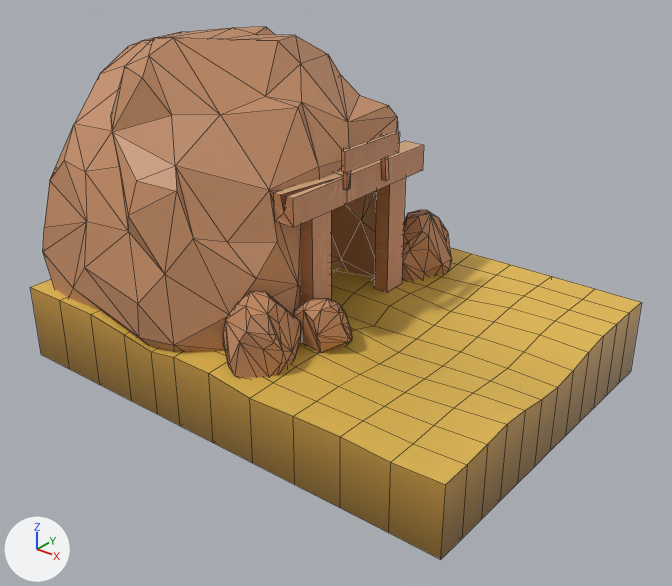
An edit to the FBX model Assets/Models/Env/Enemies_Exit/Enemie_Exit_Model.fbx, drawn before and after from the same camera.
Before and after are seen from a camera (50 mm lens) standing at (0.342, -0.445, 0.332) and looking at (-0.006, -0.009, 0.062). Every picture has the same lights, and +X, +Y and +Z are marked at lower left. Mesh edges are drawn as thin lines. Where no turn or scale is listed for an object, it has been applied to the vertices.

Objects in the first picture: 'Enemies'.
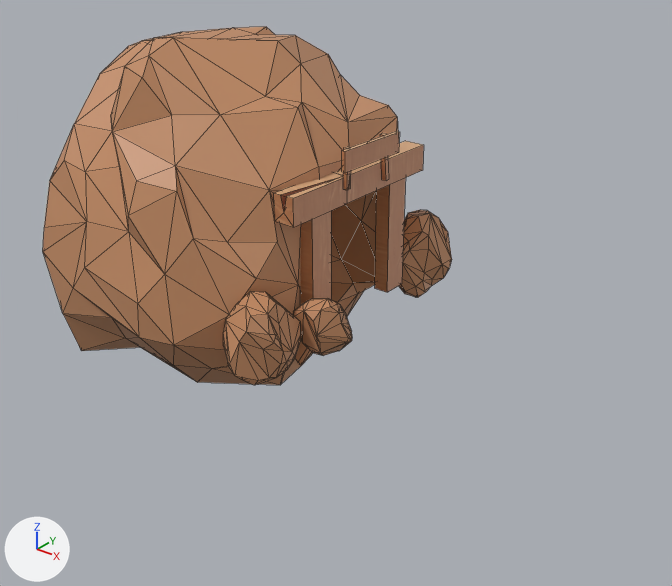
Pixel boxes (x1, y1, x2, y2) of what changed, in the pictures (672 x 586 px):
'Enemies', reshaped (33% narrower, 33% shorter)
    before: (31, 27, 642, 559)
    after: (43, 27, 452, 385)
part 1 of me_mesh, deleted (brown)
    before: (31, 247, 642, 559)

The change, as a diff of the scene's bpy script:
```diff
--- a/Assets/Models/Env/Enemies_Exit/Enemie_Exit_Model.fbx.py
+++ b/Assets/Models/Env/Enemies_Exit/Enemie_Exit_Model.fbx.py
@@ me_mesh @@
 me_mesh.from_pydata(...)  # 736 vertices, 1070 faces; spans x -0.186..0.186, y -0.124..0.124, z 0.0..0.224
 # used by ob_enemies; location = (-0.0344, -0.0009, 0.0)
+# me_mesh part 1: the loose piece of 312 vertices spanning x -0.154..0.186, y -0.12..0.122, z 0.0..0.054 is deleted
 me_mesh.materials.append(mat_lambert1)
```
